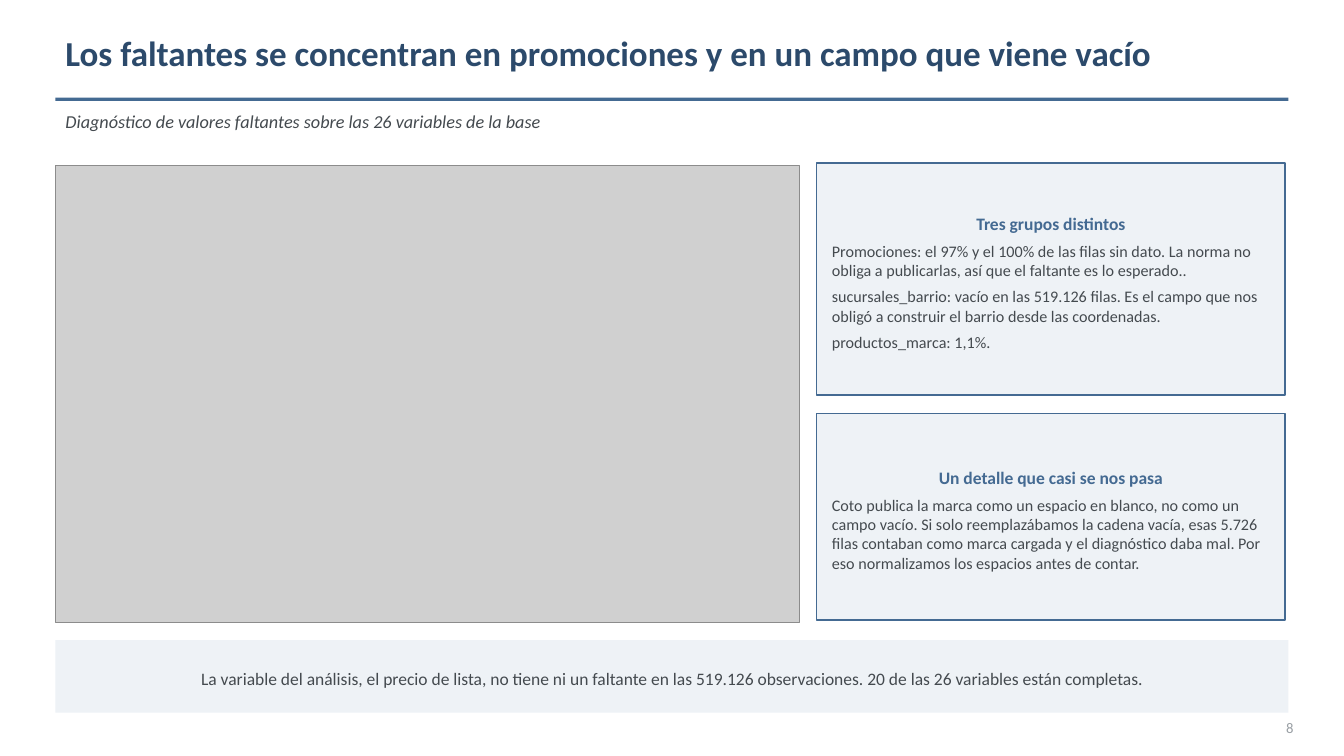
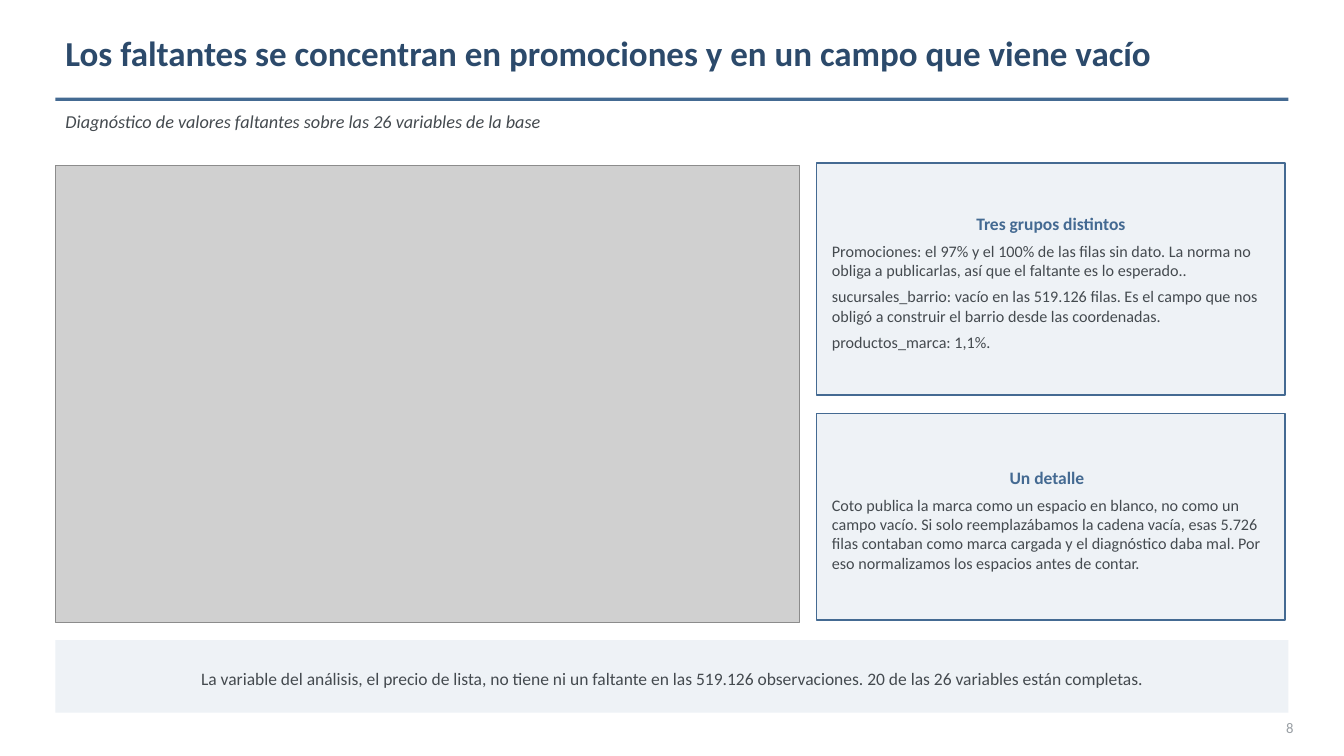
Before and after one commit to solguerrero0501-ux/tp-grupo03, a slide deck: slide 8 of presentacion/TP_CienciaDeDatos_EntregaFinal_Grupo3.pptx. Drawn at 1344x756 pixels with LibreOffice and Linux fonts; fonts in the diff are those of the drawing; grey boxes stand for pictures. Boxes give left, top, right and bottom in pixels: in the first picture for what was removed or moved away, otherwise in the second. Text is boxed around its words. In the diff, an @@ line names an element or a change of style, - is before the commit and + after.

```diff
--- a/presentacion/TP_CienciaDeDatos_EntregaFinal_Grupo3.pptx
+++ b/presentacion/TP_CienciaDeDatos_EntregaFinal_Grupo3.pptx
@@ text in rectangle at [1010, 471, 1084, 484]: text changed @@
-Un detalle que casi se nos pasa
+Un detalle
```
Also in this commit, not shown: 21 other slides changed.
